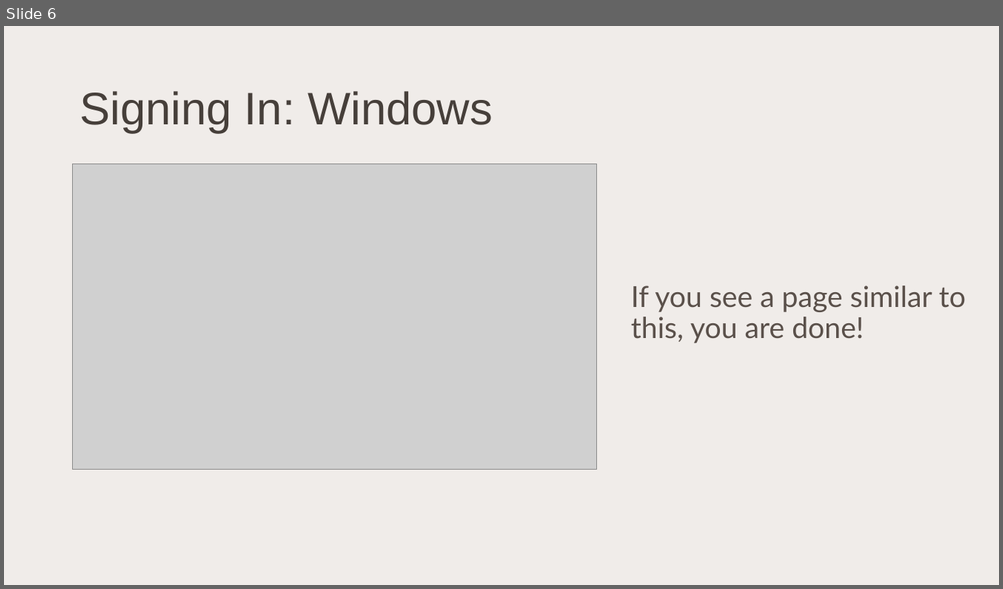
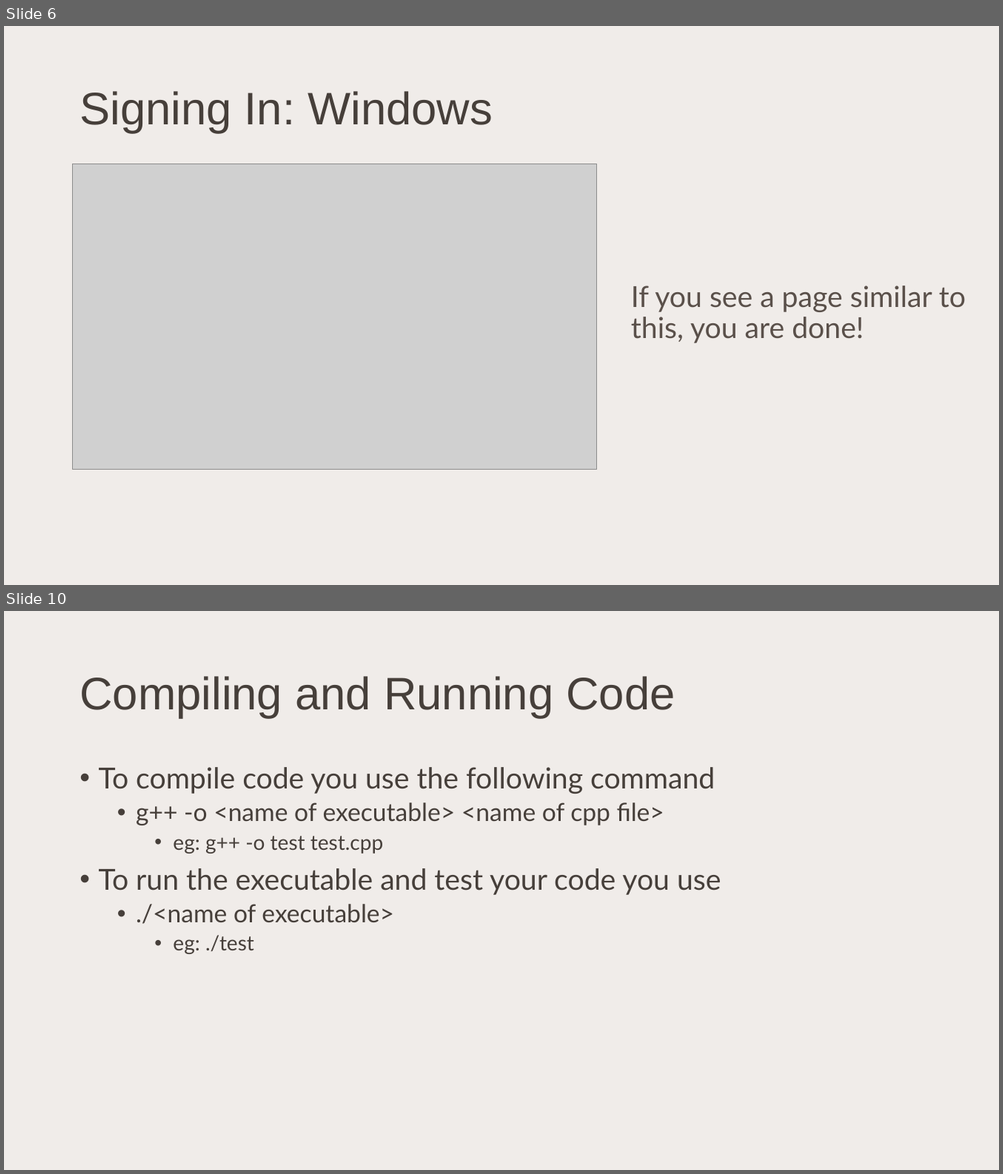
Before and after one commit to kyleromero98/Code-Camp, a slide deck: Week-3/Using the Linux Servers.pptx. Shown one above the other, each under a label of ours: slide 6 before the commit, slides 6 and 10 after it; the slides between them are not shown. The pictures are 1003x589 and 1003x1174 pixels, drawn with LibreOffice and Linux fonts; fonts in the diff are those of the drawing; grey boxes stand for pictures. Boxes give left, top, right and bottom in pixels: in the first picture for what was removed or moved away, otherwise in the second. Text is boxed around its words. In the diff, an @@ line names an element or a change of style, - is before the commit and + after.

```diff
--- a/Week-3/Using the Linux Servers.pptx
+++ b/Week-3/Using the Linux Servers.pptx
@@ slide 10 added at (x1=4, y1=611, x2=999, y2=1170), background #F0ECE9 @@
@@ title added at (x1=79, y1=676, x2=675, y2=718), 44 pt, text #463F3A @@
+Compiling and Running Code
@@ text added at (x1=99, y1=767, x2=720, y2=954), 28 pt, text #463F3A @@
+• To compile code you use the following command
+  • g++ -o <name of executable> <name of cpp file>
+    • eg: g++ -o test test.cpp
+• To run the executable and test your code you use
+  • ./<name of executable>
+    • eg: ./test
```
Also in this commit, not shown: 1 slide changed, 3 other slides added, 1 other file.
